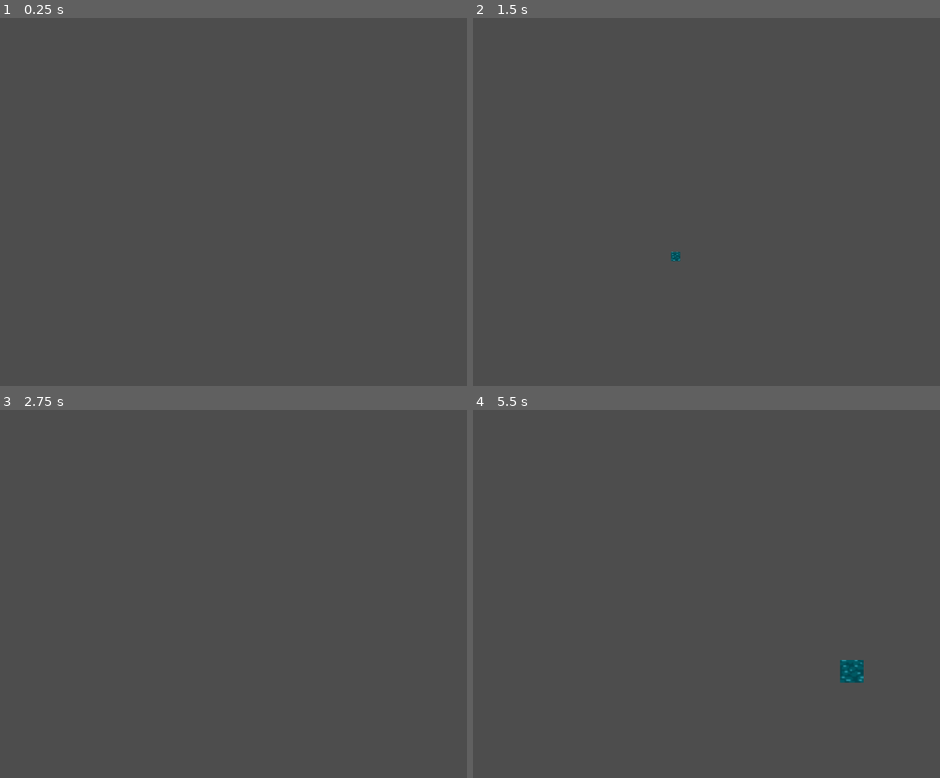
Above: before the commit, frames 1-4 (two rows, left to right).
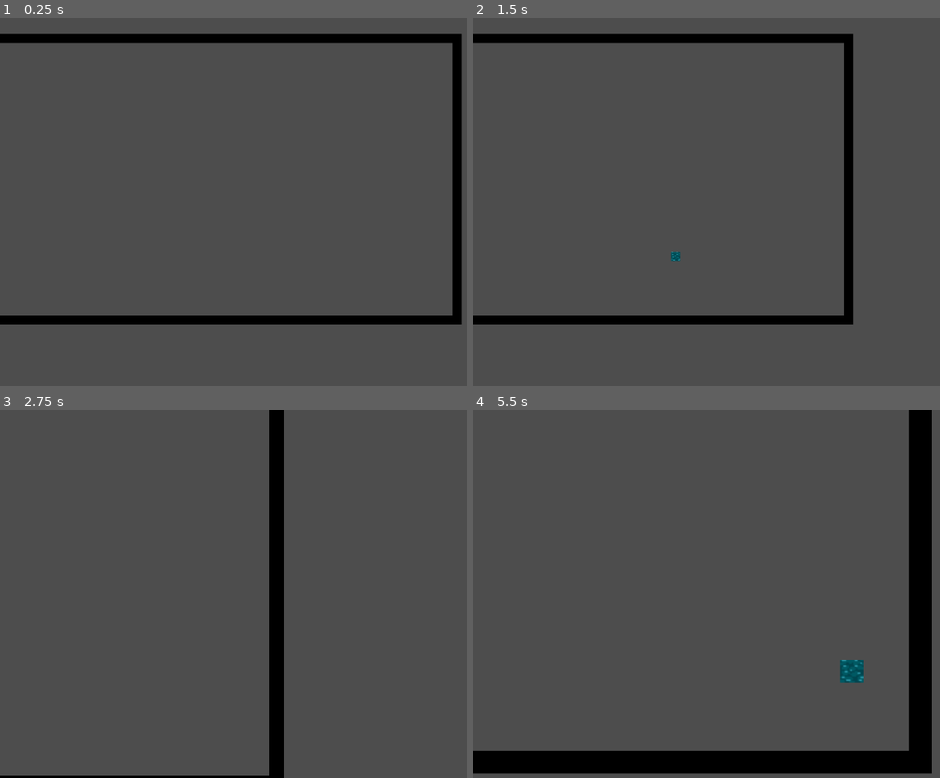
Above: after the commit, the same moments.

Repository: ValentinBirth/Korallenwachstum
Game: Godot game, scene res://main.tscn
The game is run twice, just before and just after one commit, with the same random seed, the same clock (stepped at 60 frames per second) and the same inputs.
Inputs (mouse positions are in pixels of both pictures, inside the frame that each line leads up to):
- Up to frame 1 (0.25 s): no input
- Up to frame 2 (1.5 s): tap Enter at 0.5 s; move the mouse to (outside the picture) at 0.52 s; hold Right (ui_right) 0.53-1.25 s; click (outside the picture) at 0.6 s; drag from (669, 220) to (767, 275) at 1.27 s
- Up to frame 3 (2.75 s): tap Space at 2 s; move the mouse to (392, 513) at 2.02 s; hold Right (ui_right) from 2.03 s (still down); tap Mouse wheel up (zoom_in) at 2.1 s
- Up to frame 4 (5.5 s): release Right (ui_right) at 2.75 s; drag from (767, 667) to (603, 538) at 2.77 s; tap Enter at 3.5 s; move the mouse to (outside the picture) at 3.52 s; hold Left (ui_left) 3.53-4.25 s; click (outside the picture) at 3.6 s; drag from (603, 538) to (701, 502) at 4.27 s; move the mouse to (832, 594) at 5.02 s; hold Down (ui_down) from 5.03 s (still down); tap Mouse wheel up (zoom_in) at 5.1 s; click (832, 594) at 5.17 s

The runs differ from the first frame. In frame 1, 6.6% of the frame differs, in the area x 0-99%, y 4-84%; in frame 2, 5.6%; in frame 3, 3.5%; in frame 4, 11%, in the area x 0-99%, y 0-99%.

Commit message:
Umrandung um Wassersimulation hinzugefügt

Diff:
--- a/main.gd
+++ b/main.gd
@@ -19,13 +19,14 @@
 var step_time: float = 0.05
 var time_since_last_step: float = 0.0
 
+var border_color = Color(0.0, 0.0, 0.0)
+var grid_updated = false
+
 func _ready():
-	# Lade die Diffusionslogik dynamisch
 	water_simulation = water_simulation_script.new(GRID_WIDTH, GRID_HEIGHT)
-	#water_simulation.randomize_grids()
-
-	# Initiale Darstellung
 	update_layers()
+	mark_grid_as_updated()
+	update_border_tiles()
 
 func _process(delta: float):
 	handle_water_placement()
@@ -37,8 +38,29 @@
 		# Darstellung aktualisieren
 		update_layers()
 
+		if grid_updated:
+			update_border_tiles()  # This will trigger the redraw of the outer border
+			grid_updated = false  # Reset the flag after drawin
 		# Zeitsteuerung zurücksetzen
 		time_since_last_step = 0.0
+
+func update_border_tiles():
+	# Set the border tiles on the grid
+	var border_tile_id = Vector2i(4,0)
+	for x in range(GRID_WIDTH):
+		# Top row
+		water_layer.set_cell(Vector2i(x, -1), 1, border_tile_id)
+		# Bottom row
+		water_layer.set_cell(Vector2i(x, GRID_HEIGHT),1 , border_tile_id)
+
+	for y in range(GRID_HEIGHT+2):
+		# Left column
+		water_layer.set_cell(Vector2i(-1, y-1),1 , border_tile_id)
+		# Right column
+		water_layer.set_cell(Vector2i(GRID_WIDTH, y-1),1 , border_tile_id)
+
+func mark_grid_as_updated():
+	grid_updated = true
 
 func update_layers():
 	var water_grid = water_simulation.get_water_grid()
Binary file changed: TileSet16x16_v3.png
